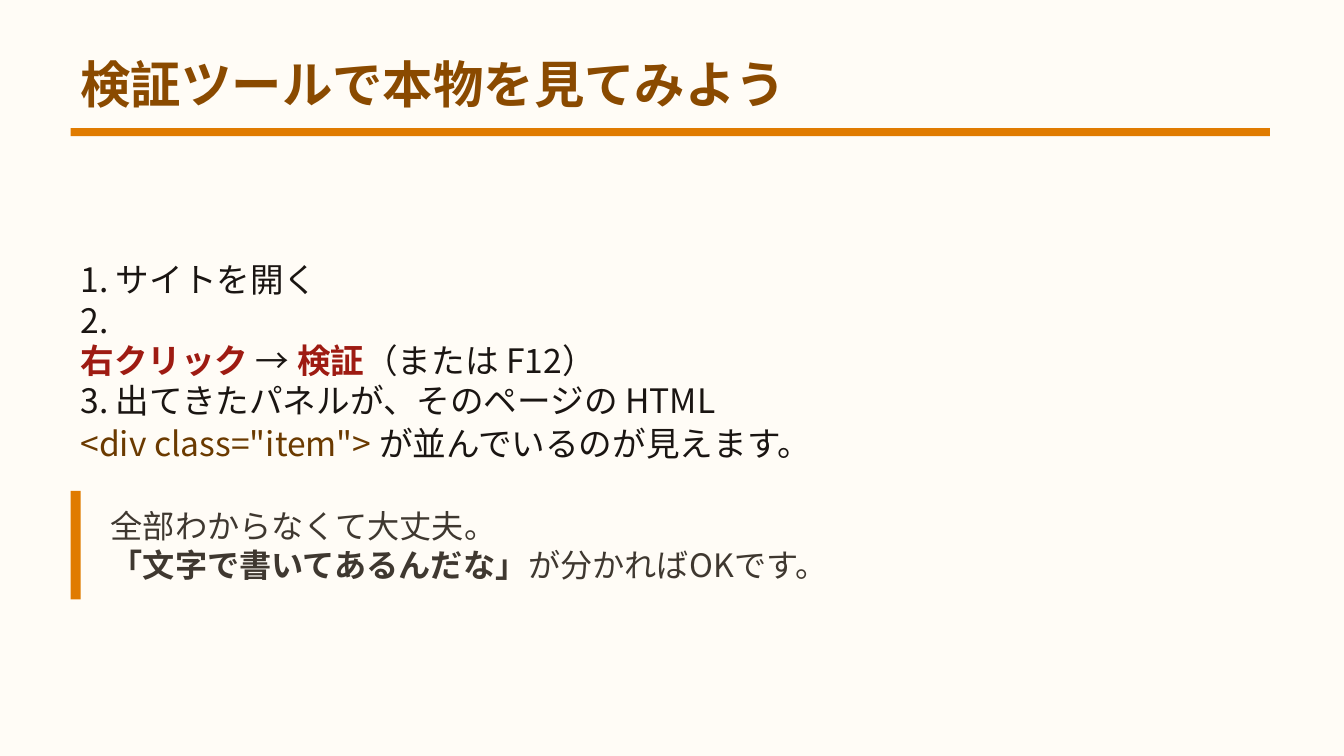
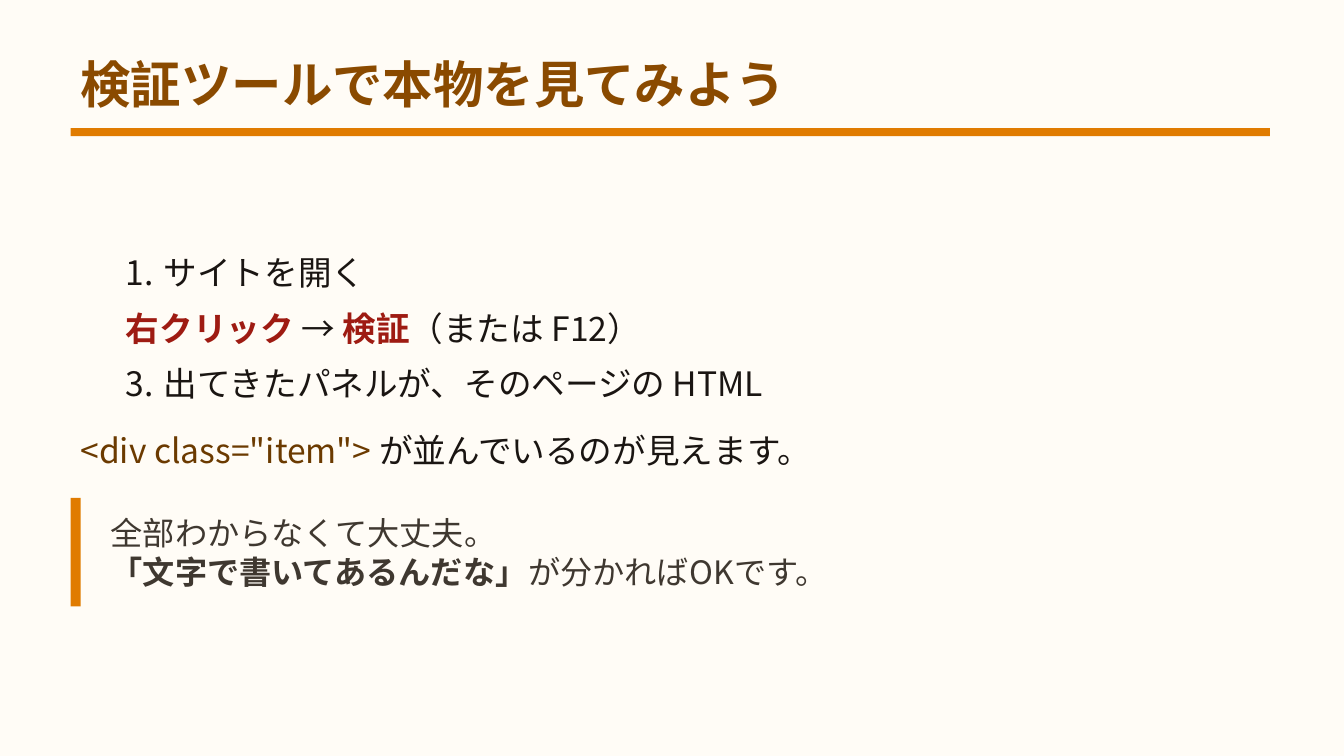
Before and after one commit to yuracode/isshop, a slide deck: slide 21 of docs/slides.pptx. Drawn at 1344x756 pixels with LibreOffice and Linux fonts; fonts in the diff are those of the drawing. Boxes give left, top, right and bottom in pixels: in the first picture for what was removed or moved away, otherwise in the second. Text is boxed around its words. In the diff, an @@ line names an element or a change of style, - is before the commit and + after.

```diff
--- a/docs/slides.pptx
+++ b/docs/slides.pptx
@@ text at [164,258,366,288]: text changed @@
-1. サイトを開く
-2.
-右クリック → 検証（または F12）
-3. 出てきたパネルが、そのページの HTML
+1. サイトを開く
@@ text added at [126,312,641,344], 24 pt, text #1A1512 @@
+2. 右クリック → 検証（または F12）
@@ text added at [164,367,763,399], 24 pt, text #1A1512 @@
+3. 出てきたパネルが、そのページの HTML
@@ text "<div class="item"> が並んでいるのが見えます。": place and size @@
-text "<div class="item"> が並んでいるのが見えます。" at [80,427,811,459]
+text "<div class="item"> が並んでいるのが見えます。" at [80,434,811,466]
@@ rectangle: place and size @@
-rectangle at [71,491,81,600]
+rectangle at [71,498,81,607]
@@ text at [111,518,828,587]: text changed @@
-全部わからなくて大丈夫。
-「文字で書いてあるんだな」が分かればOKです。
+全部わからなくて大丈夫。
+「文字で書いてあるんだな」が分かればOKです。
```
Also in this commit, not shown: 7 other slides changed, 3 other files.
